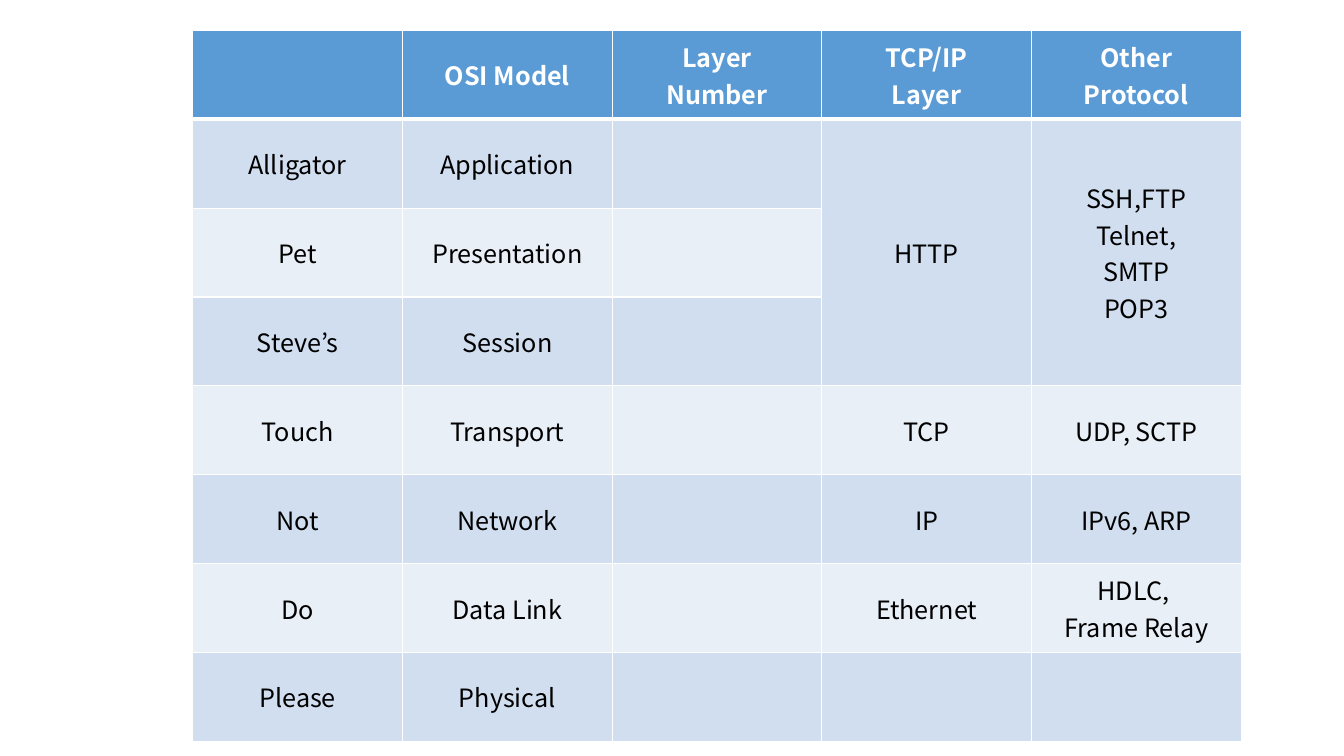
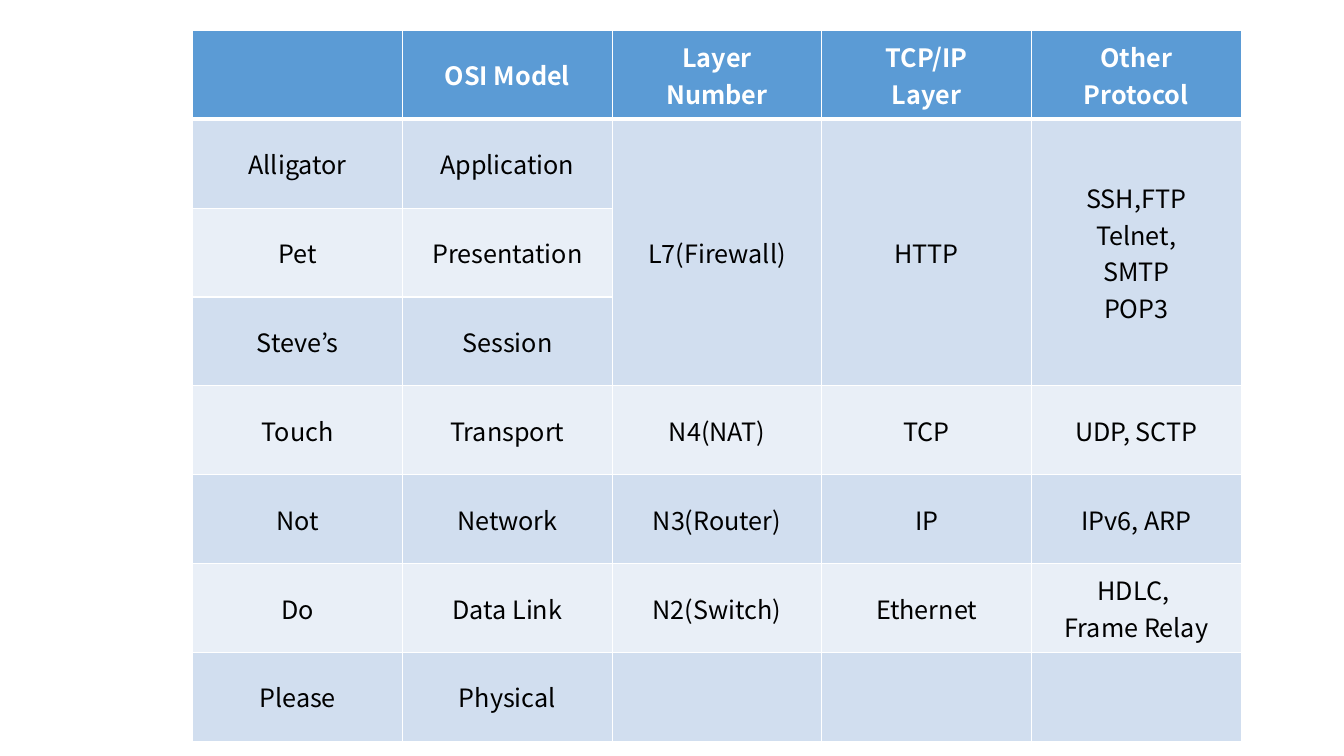
Before and after one commit to ExploitSori/osi-and-tcp, a slide deck: slide 1 of osi-and-tcp.pptx. Drawn at 1344x756 pixels with LibreOffice and Linux fonts; fonts in the diff are those of the drawing. Boxes give left, top, right and bottom in pixels: in the first picture for what was removed or moved away, otherwise in the second. Text is boxed around its words. In the diff, an @@ line names an element or a change of style, - is before the commit and + after.

```diff
--- a/osi-and-tcp.pptx
+++ b/osi-and-tcp.pptx
@@ table at (193,30,1241,741) @@
-row 2, column 3: 
+row 2, column 3: L7(Firewall)
-row 5, column 3: 
+row 5, column 3: N4(NAT)
-row 6, column 3: 
+row 6, column 3: N3(Router)
-row 7, column 3: 
+row 7, column 3: N2(Switch)
```
Also in this commit, not shown: 1 other file.
